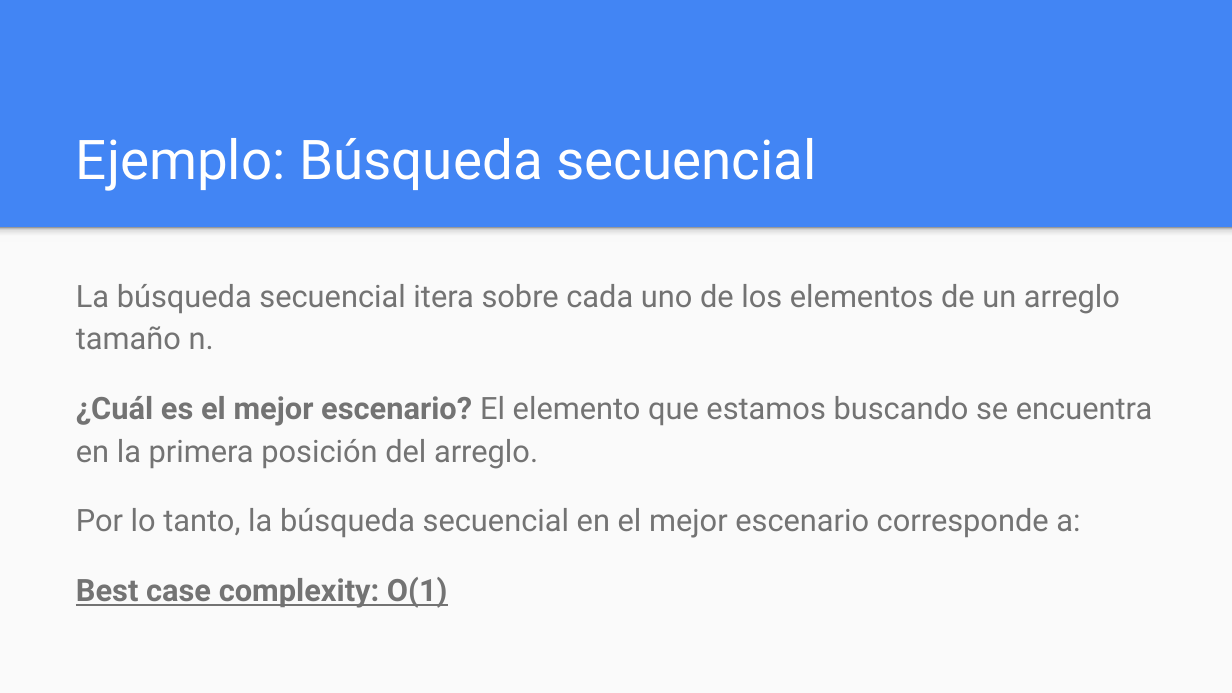
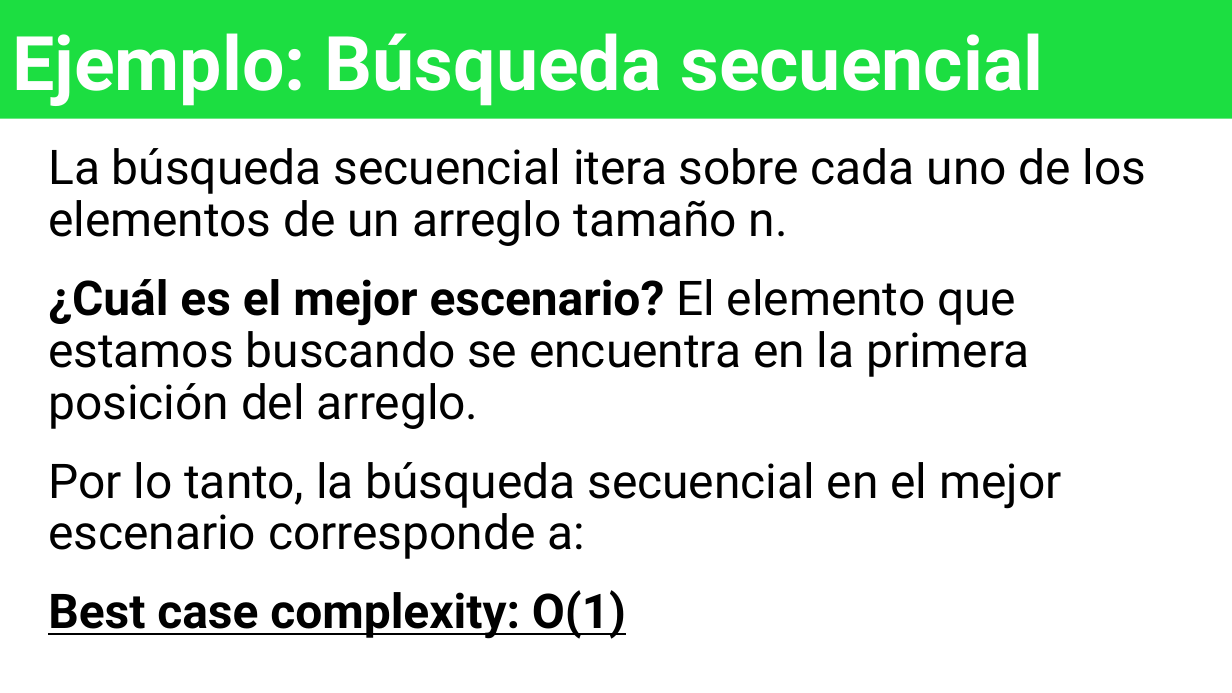
Before and after one commit to OMardil/INFO2, a slide deck: slide 22 of MOD09_Big_O/01 Presentacion/INFO2_MOD10-Análisis de Algoritmos.pptx (slide 11 before the commit). Drawn at 1232x693 pixels with LibreOffice and Linux fonts; fonts in the diff are those of the drawing. Boxes give left, top, right and bottom in pixels: in the first picture for what was removed or moved away, otherwise in the second. Text is boxed around its words. In the diff, an @@ line names an element or a change of style, - is before the commit and + after.

```diff
--- a/MOD09_Big_O/01 Presentacion/INFO2_MOD10-Análisis de Algoritmos.pptx
+++ b/MOD09_Big_O/01 Presentacion/INFO2_MOD10-Análisis de Algoritmos.pptx
@@ background #4285F4 to #FFFFFF @@
@@ title "Ejemplo: Búsqueda secuencial": place and size @@
-title "Ejemplo: Búsqueda secuencial" at [76, 138, 816, 191]
+title "Ejemplo: Búsqueda secuencial" at [0, 0, 1232, 118]
@@ title "Ejemplo: Búsqueda secuencial" at [0, 0, 1232, 118]: size 32 to 44 pt, bold on; line spacing 1 to 0.9; fill none to #1CDE41 @@
@@ text "La búsqueda secuencial itera sobre ...": place and size @@
-text "La búsqueda secuencial itera sobre ..." at [76, 284, 1152, 608]
+text "La búsqueda secuencial itera sobre ..." at [48, 148, 1147, 639]
@@ text "La búsqueda secuencial itera sobre ..." at [48, 148, 1147, 639]: size 18 to 28 pt, text colour #737373 to #000000; line spacing 1.15 to 0.9 @@
@@ rectangle removed at [0, 227, 1232, 692] @@
@@ rectangle removed at [0, 227, 1232, 241] @@
```
Also in this commit, not shown: 15 other slides changed, 15 slides added, 7 slides removed, 10 other files.
